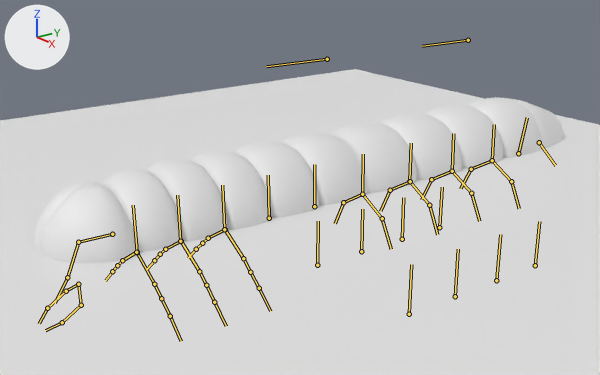
A saved change to the Blender file 01/Assets/models/enemies/caterpillars/caterpillar05.blend.
Camera for both pictures: a 50 mm lens placed at (11.32, -3.38, 4.81), pointed at (-0.5, 5.48, -0.17). Every picture has the same lights, and +X, +Y and +Z are marked at upper left. Both versions are drawn at frame 1 of the action 'c1_default'; the numbers are the values there. The bones that bend it are drawn over the model as lines.

Names of what the first picture shows: 'Plane', 'body_inner_skin', 'body_outer_shape', 'head', 'tail'.
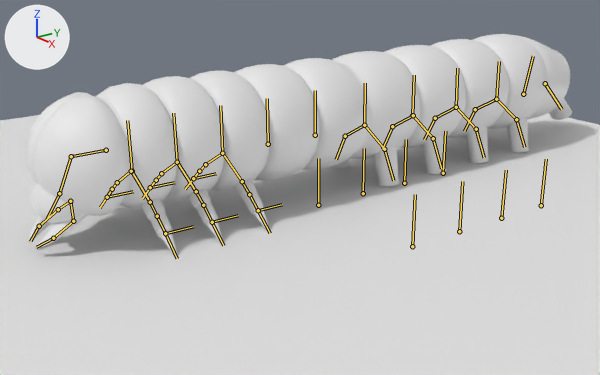
The change, as a list of edits to the scene's bpy script:
```text
Change bone_master_control:
    where bone_master_control = bpy.data.objects['Armature'].pose.bones['master_control']
    bone_master_control.location: (0.0, 0.0, 0.0) -> (0.0, 0.0, -1.35)
```

Changed parts and their boxes [x1, y1, x2, y2] in the pictures (600 x 375 px):
'body_outer_shape', posed
    before: [101, 97, 541, 252]
    after: [95, 34, 548, 209]
'head', posed
    before: [35, 180, 136, 263]
    after: [25, 92, 130, 215]
'tail', posed
    before: [512, 99, 564, 149]
    after: [520, 36, 572, 120]
'face', posed (not visible before)
    after: [31, 183, 81, 224]
'body_inner_skin', posed
    before: [100, 147, 462, 252]
    after: [97, 75, 463, 204]
'legs_fore', posed (not visible before)
    after: [141, 199, 177, 256]
'mandibles', posed (not visible before)
    after: [28, 211, 90, 249]
'legs_mid', posed (not visible before)
    after: [188, 189, 224, 244]
'legs_hind', posed (not visible before)
    after: [235, 179, 270, 231]
